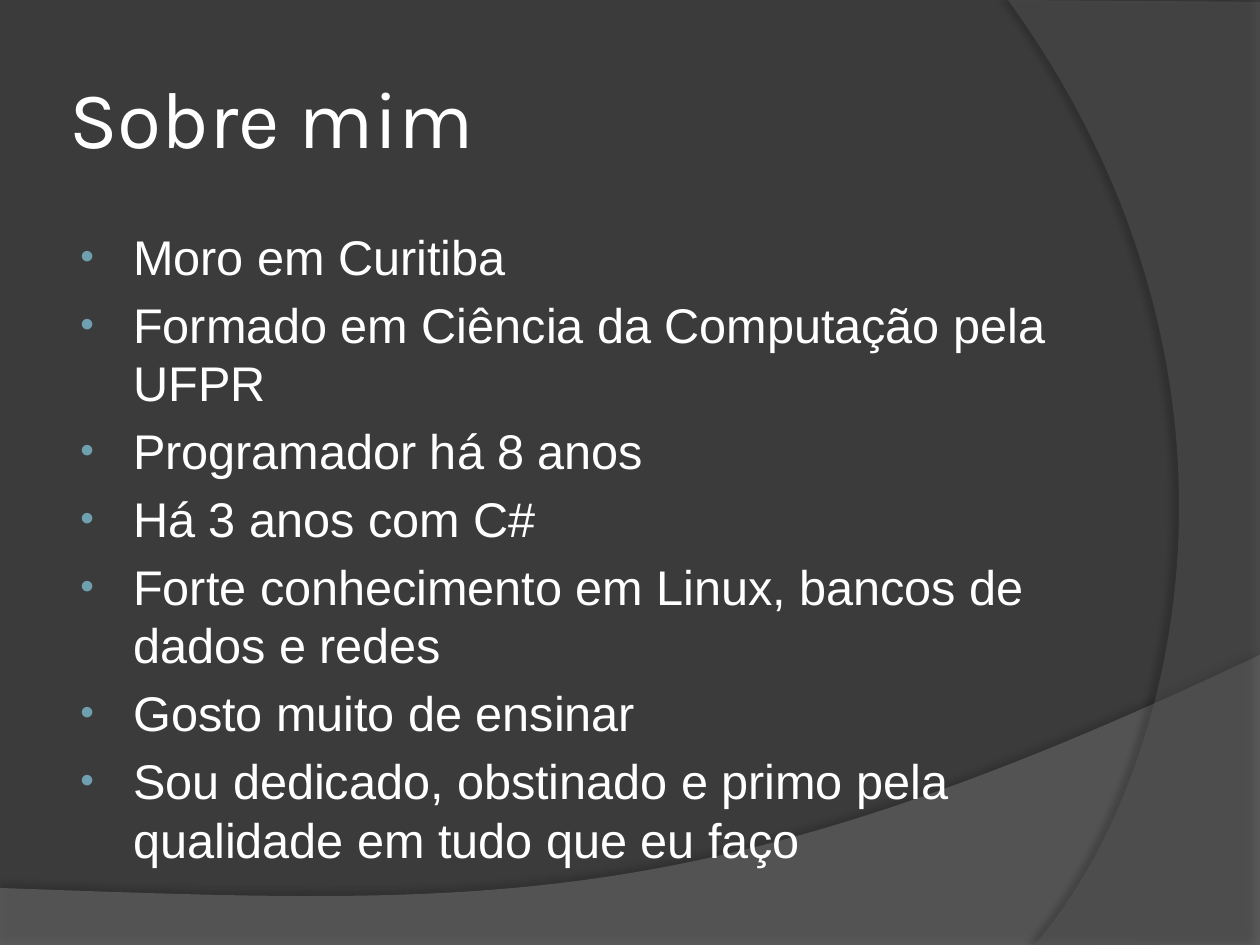
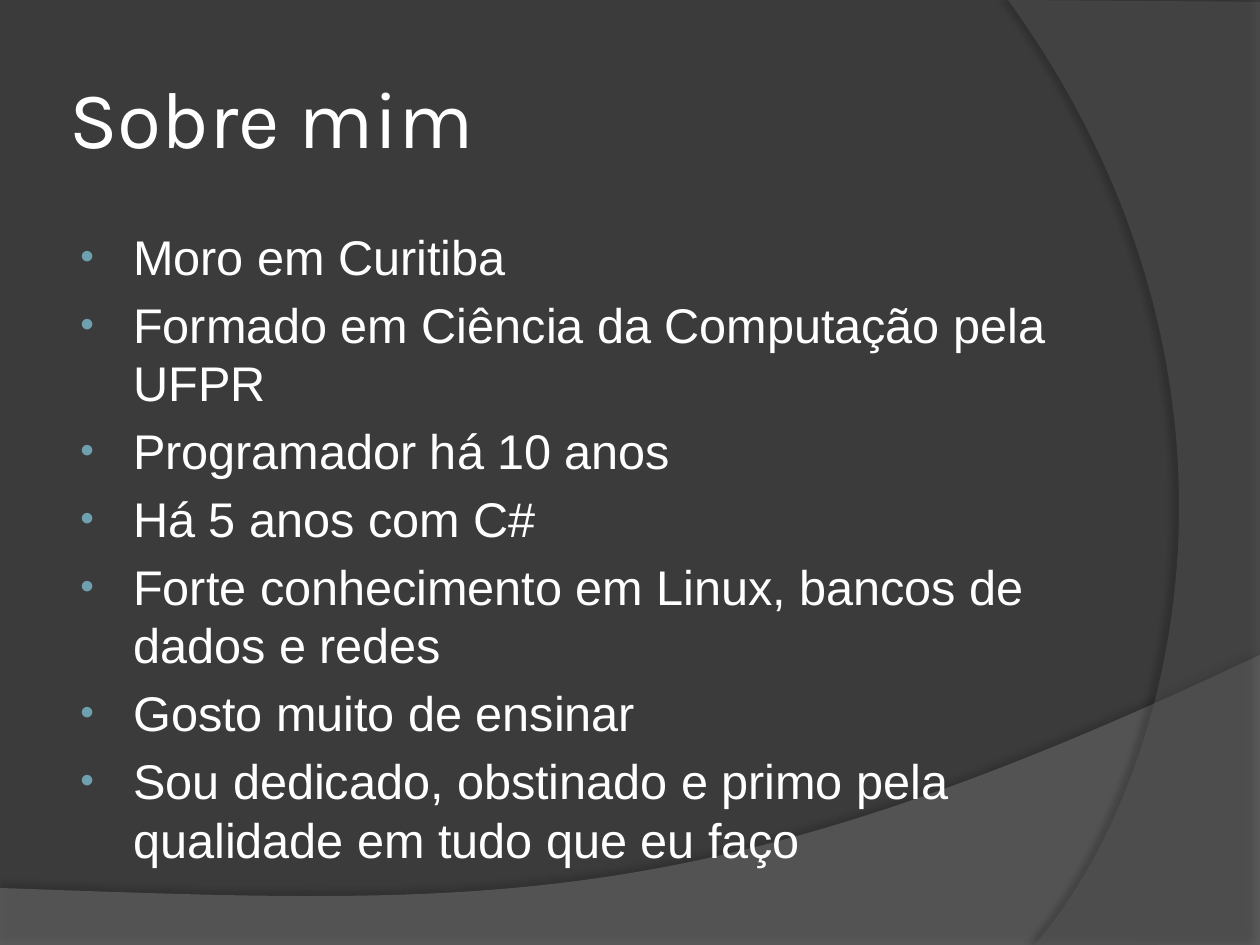
Before and after one commit to wind39/wind39.github.io, a slide deck: slide 3 of curso/modulo1capitulo1.pptx. Drawn at 1260x945 pixels with LibreOffice and Linux fonts; fonts in the diff are those of the drawing. Boxes give left, top, right and bottom in pixels: in the first picture for what was removed or moved away, otherwise in the second. Text is boxed around its words. In the diff, an @@ line names an element or a change of style, - is before the commit and + after.

```diff
--- a/curso/modulo1capitulo1.pptx
+++ b/curso/modulo1capitulo1.pptx
@@ text at box(133, 433, 670, 538): text changed @@
-• Programador há 8 anos
-• Há 3 anos com C#
+• Programador há 10 anos
+• Há 5 anos com C#
```
Also in this commit, not shown: 5 other slides changed, 2 slides added, 1 slide removed, 7 other files.
